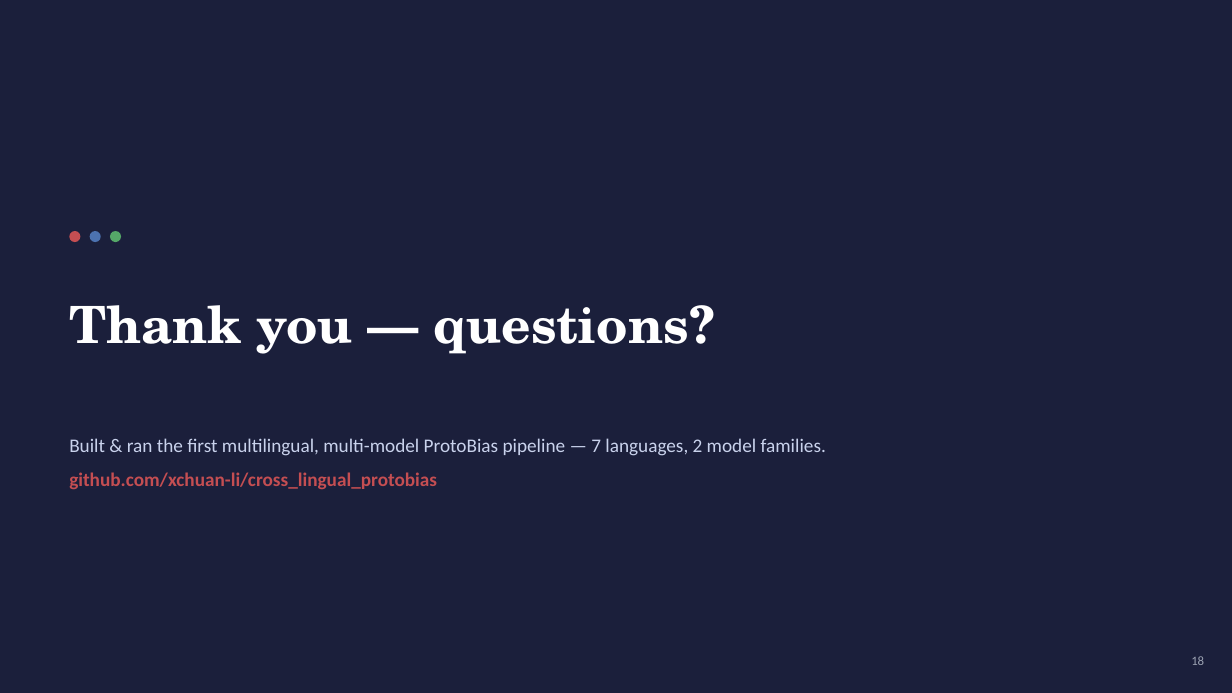
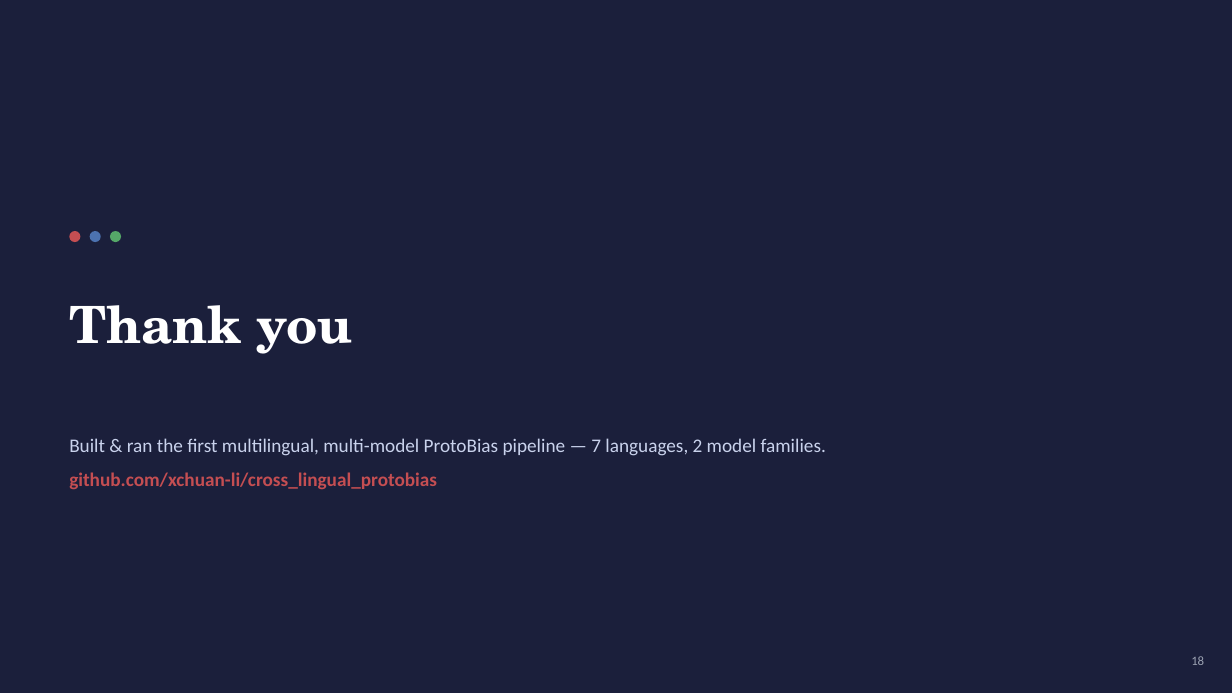
Before and after one commit to xchuan-li/cross_lingual_protobias, a slide deck: slide 18 of v3/paper/ProgressReport_2.pptx (slide 19 before the commit). Drawn at 1232x693 pixels with LibreOffice and Linux fonts; fonts in the diff are those of the drawing. Boxes give left, top, right and bottom in pixels: in the first picture for what was removed or moved away, otherwise in the second. Text is boxed around its words. In the diff, an @@ line names an element or a change of style, - is before the commit and + after.

```diff
--- a/v3/paper/ProgressReport_2.pptx
+++ b/v3/paper/ProgressReport_2.pptx
@@ text at <box>69,305,353,354</box>: text changed @@
-Thank you — questions?
+Thank you
```
Also in this commit, not shown: 8 other slides changed, 1 slide removed.
